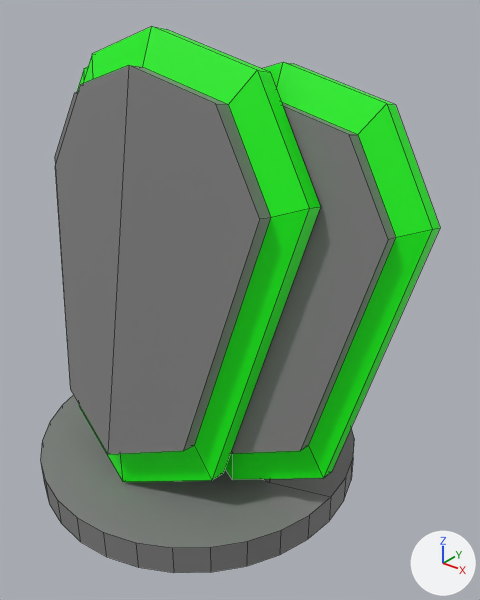
What one commit did to the FBX model Assets/Models/Towers/Towers/Barrier/barrier_upgraded.fbx.
Camera for both pictures: a 50 mm lens placed at (3.7, -3.97, 4.06), pointed at (0.39, 0.16, 1.5). Lighting does not change. The marker at lower right points along +X, +Y and +Z. Mesh edges are drawn as thin lines. Where no turn or scale is listed for an object, it has been applied to the vertices.
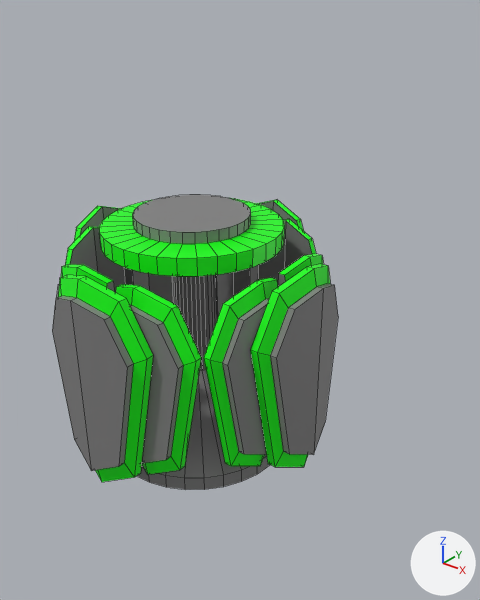
Commit message: Update barrier models
Update barrier model for all directions facing

Location of each change, [x1, y1, x2, y2] in pixels of the pictures (480 x 600 px; the box of a moved part takes in the faces that stretch with it):
'Circle.001', reshaped (28% narrower, 46% shorter)
    before: [40, 27, 440, 573]
    after: [52, 195, 338, 490]
part 1 of me_circle_005, moved or reshaped
    before: [55, 27, 321, 482]
    after: [52, 275, 153, 482]
part 2 of me_circle_005, added (green)
    after: [74, 206, 122, 241]
part 3 of me_circle_005, moved or reshaped
    before: [225, 62, 440, 480]
    after: [116, 284, 201, 474]
part 4 of me_circle_005, added
    after: [256, 200, 303, 230]
part 5 of me_circle_005, moved or reshaped
    before: [55, 67, 88, 165]
    after: [216, 265, 258, 317]
part 6 of me_circle_005, added
    after: [250, 264, 338, 467]
part 7 of me_circle_005, added (green)
    after: [278, 254, 323, 287]
part 8 of me_circle_005, added
    after: [65, 226, 125, 293]
part 9 of me_circle_005, added (green)
    after: [57, 264, 114, 298]
part 10 of me_circle_005, added
    after: [258, 219, 316, 283]
part 11 of me_circle_005, added
    after: [204, 278, 278, 466]
part 12 of me_circle_005, added (black)
    after: [124, 267, 173, 303]
part 13 of me_circle_005, added
    after: [99, 195, 285, 490]
part 14 of me_circle_005, deleted
    before: [40, 395, 354, 573]

The change, as a list of edits to the scene's bpy script:
```text
Change me_circle_005:
    remove me_circle_005.from_pydata(...)  # 170 vertices, 121 faces; spans x -2.03..2.03, y -1.53..1.53, z -0.27..3.74
    add me_circle_005.from_pydata(...)  # 688 vertices, 586 faces; spans x -1.33..1.33, y -1.33..1.33, z 0.01..2.27
    me_circle_005 part 1: the loose piece of 32 vertices spanning x -1.34..1.34, y -1.15..-0.07, z 0.0..3.74 is multiplied about its middle by the matrix ((0.398, 0.0, 0.0), (0.0, 0.447, -0.079), (0.0, 0.087, 0.495)), then moved by (0.0, -0.6, -0.74)
    me_circle_005 part 2: the loose piece of 32 vertices spanning x -1.34..1.34, y -1.15..-0.07, z 0.0..3.74 is copied, and the copy is multiplied about its middle by the matrix ((0.0, 0.447, -0.079), (-0.398, 0.0, 0.0), (0.0, 0.087, 0.495)), then moved by (-1.21, 0.61, -0.74); it spans x -1.33..-1.04, y -0.53..0.53, z 0.18..2.08
    me_circle_005 part 3: the loose piece of 34 vertices spanning x 0.13..2.03, y -0.58..0.4, z 0.09..3.51 is multiplied about its middle by the matrix ((0.398, 0.0, 0.0), (0.0, 0.447, -0.079), (0.0, 0.087, 0.495)), then moved by (-0.65, -0.88, -0.66)
    me_circle_005 part 4: the loose piece of 32 vertices spanning x -1.34..1.34, y -1.15..-0.07, z 0.0..3.74 is copied, and the copy is multiplied about its middle by the matrix ((-0.398, 0.0, 0.0), (0.0, -0.447, 0.079), (0.0, 0.087, 0.495)), then moved by (0.0, 1.82, -0.74); it spans x -0.53..0.53, y 1.04..1.33, z 0.18..2.08
    me_circle_005 part 5: the loose piece of 34 vertices spanning x -2.03..-0.13, y -0.58..0.4, z 0.09..3.51 is multiplied about its middle by the matrix ((0.398, 0.0, 0.0), (0.0, -0.447, 0.079), (0.0, 0.087, 0.495)), then moved by (0.65, 1.05, -0.66)
    me_circle_005 part 6: the loose piece of 32 vertices spanning x -1.34..1.34, y -1.15..-0.07, z 0.0..3.74 is copied, and the copy is multiplied about its middle by the matrix ((0.0, -0.447, 0.079), (0.398, 0.0, 0.0), (0.0, 0.087, 0.495)), then moved by (1.21, 0.61, -0.74); it spans x 1.04..1.33, y -0.53..0.53, z 0.18..2.08
    me_circle_005 part 7: the loose piece of 34 vertices spanning x 0.13..2.03, y -0.58..0.4, z 0.09..3.51 is copied, and the copy is multiplied about its middle by the matrix ((0.0, -0.447, 0.079), (0.398, 0.0, 0.0), (0.0, 0.087, 0.495)), then moved by (-0.11, 0.52, -0.66); it spans x 0.82..1.08, y 0.05..0.81, z 0.27..2.01
    me_circle_005 part 8: the loose piece of 34 vertices spanning x -2.03..-0.13, y -0.58..0.4, z 0.09..3.51 is copied, and the copy is multiplied about its middle by the matrix ((0.0, 0.447, -0.079), (0.398, 0.0, 0.0), (0.0, 0.087, 0.495)), then moved by (0.11, -0.34, -0.66); it spans x -1.08..-0.82, y -0.81..-0.05, z 0.27..2.01
    me_circle_005 part 9: the loose piece of 34 vertices spanning x -2.03..-0.13, y -0.58..0.4, z 0.09..3.51 is copied, and the copy is multiplied about its middle by the matrix ((0.398, 0.0, 0.0), (0.0, 0.447, -0.079), (0.0, 0.087, 0.495)), then moved by (0.65, -0.88, -0.66); it spans x -0.81..-0.05, y -1.08..-0.82, z 0.27..2.01
    me_circle_005 part 10: the loose piece of 34 vertices spanning x 0.13..2.03, y -0.58..0.4, z 0.09..3.51 is copied, and the copy is multiplied about its middle by the matrix ((0.398, 0.0, 0.0), (0.0, -0.447, 0.079), (0.0, 0.087, 0.495)), then moved by (-0.65, 1.05, -0.66); it spans x 0.05..0.81, y 0.82..1.08, z 0.27..2.01
    me_circle_005 part 11: the loose piece of 34 vertices spanning x 0.13..2.03, y -0.58..0.4, z 0.09..3.51 is copied, and the copy is multiplied about its middle by the matrix ((0.0, -0.447, 0.079), (-0.398, 0.0, 0.0), (0.0, 0.087, 0.495)), then moved by (-0.11, -0.34, -0.66); it spans x 0.82..1.08, y -0.81..-0.05, z 0.27..2.01
    me_circle_005 part 12: the loose piece of 34 vertices spanning x -2.03..-0.13, y -0.58..0.4, z 0.09..3.51 is copied, and the copy is multiplied about its middle by the matrix ((0.0, 0.447, -0.079), (-0.398, 0.0, 0.0), (0.0, 0.087, 0.495)), then moved by (0.11, 0.52, -0.66); it spans x -1.08..-0.82, y 0.05..0.81, z 0.27..2.01
    me_circle_005 part 13: a new loose piece of 288 vertices spanning x -0.87..0.87, y -0.87..0.87, z 0.01..2.27, in mat_material (picture img_barrier_upgraded_png)
    me_circle_005 part 14: 70 vertices removed from x -1.53..1.53, y -1.53..1.53, z -0.27..2.95
```
